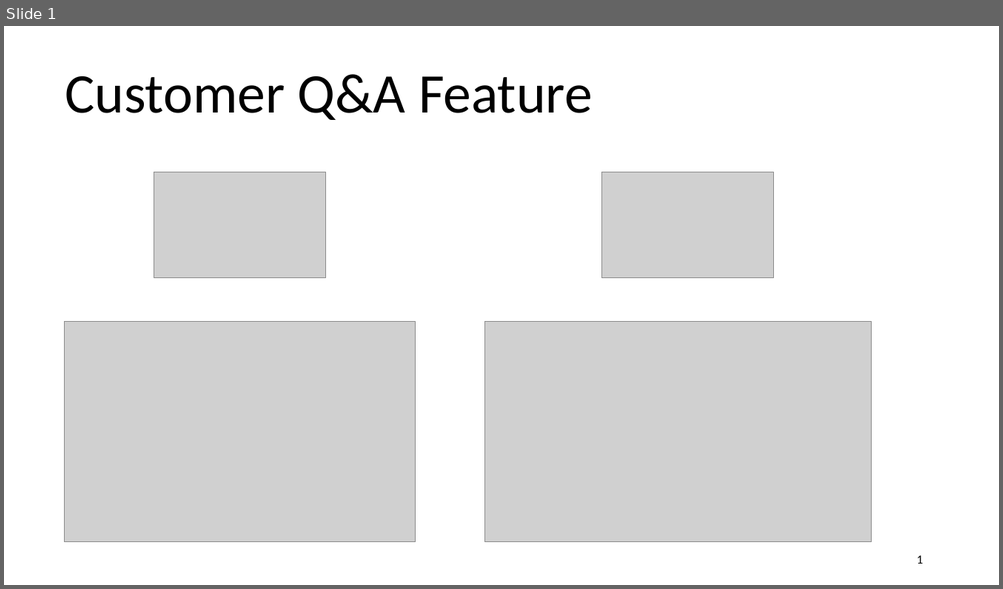
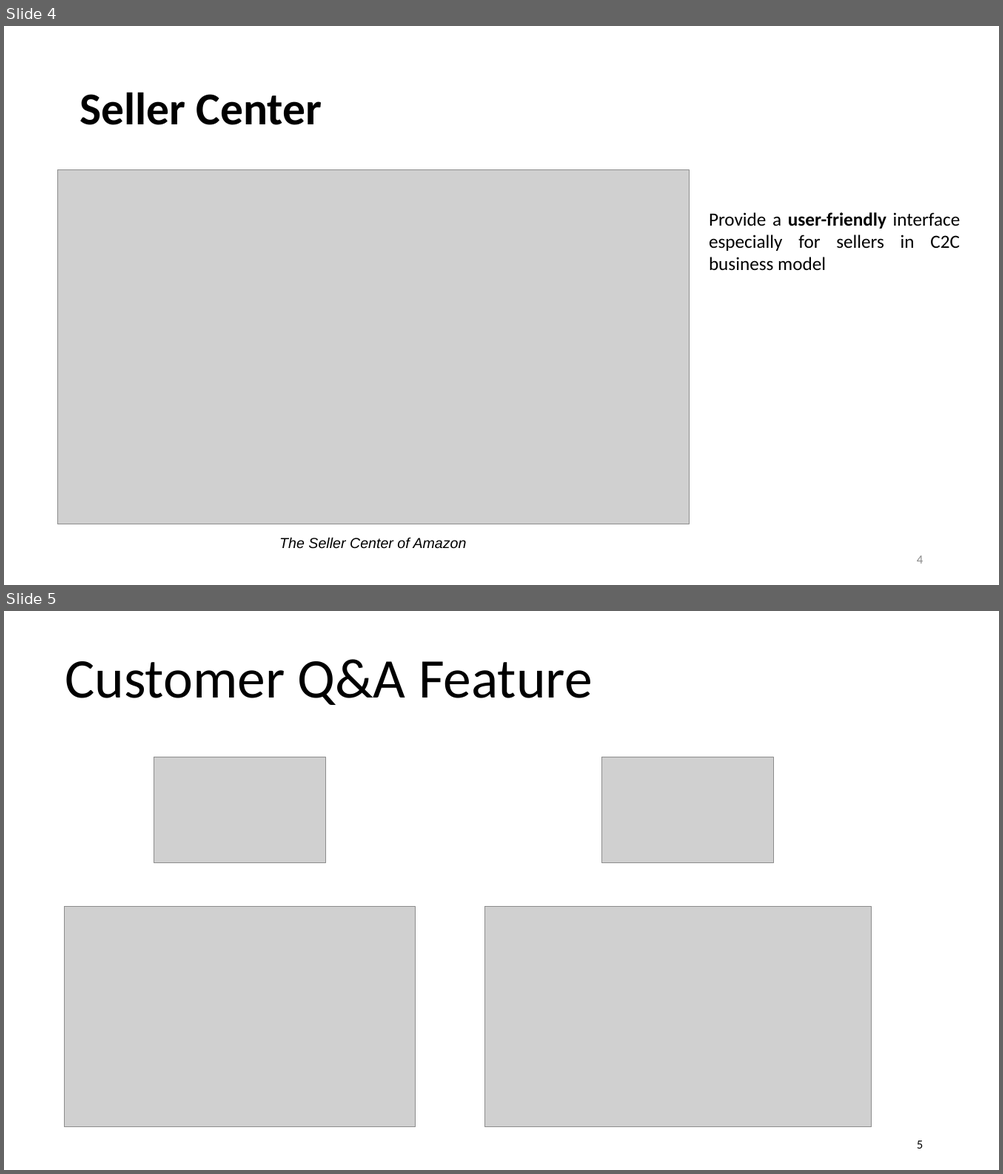
Before and after one commit to lrrong2020/Technical-Writing, a slide deck: Technical Writing.pptx. Shown one above the other, each under a label of ours: slide 1 before the commit, slides 4 and 5 after it. The pictures are 1003x589 and 1003x1174 pixels, drawn with LibreOffice and Linux fonts; fonts in the diff are those of the drawing; grey boxes stand for pictures. Boxes give left, top, right and bottom in pixels: in the first picture for what was removed or moved away, otherwise in the second. Text is boxed around its words. In the diff, an @@ line names an element or a change of style, - is before the commit and + after.

```diff
--- a/Technical Writing.pptx
+++ b/Technical Writing.pptx
@@ slide 4 added at box(4, 26, 999, 585), background #FFFFFF @@
@@ title added at box(79, 92, 321, 125), 44 pt, text #000000, bold @@
+Seller Center
@@ picture added at box(58, 170, 689, 526) @@
@@ text added at box(708, 212, 960, 271), 18 pt, text #000000 @@
+Provide a user-friendly interface especially for sellers in C2C business model
@@ text added at box(279, 537, 466, 549), 14 pt, text #000000, italic @@
+The Seller Center of Amazon
@@ page number added at box(916, 556, 922, 564), 12 pt, text #8C8C8C @@
+4
@@ what was slide 1 is now slide 5 @@
@@ page number at box(916, 1141, 922, 1149): text changed @@
-1
+5
```
Also in this commit, not shown: 2 slides changed, 3 other slides added.
